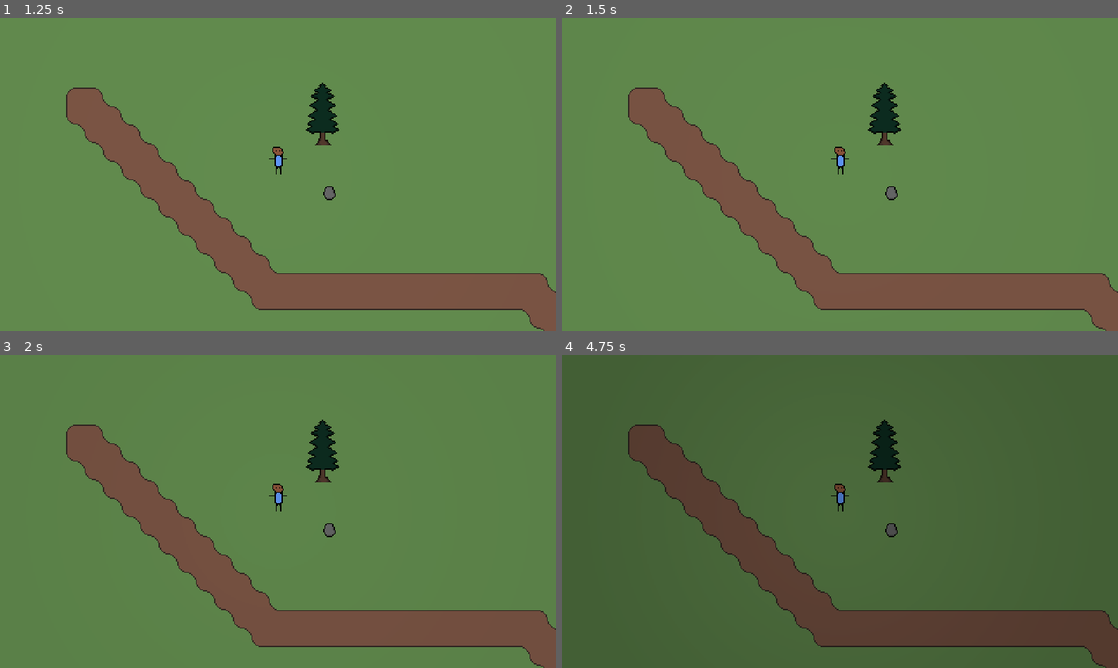
Above: before the commit, frames 1-4 (two rows, left to right).
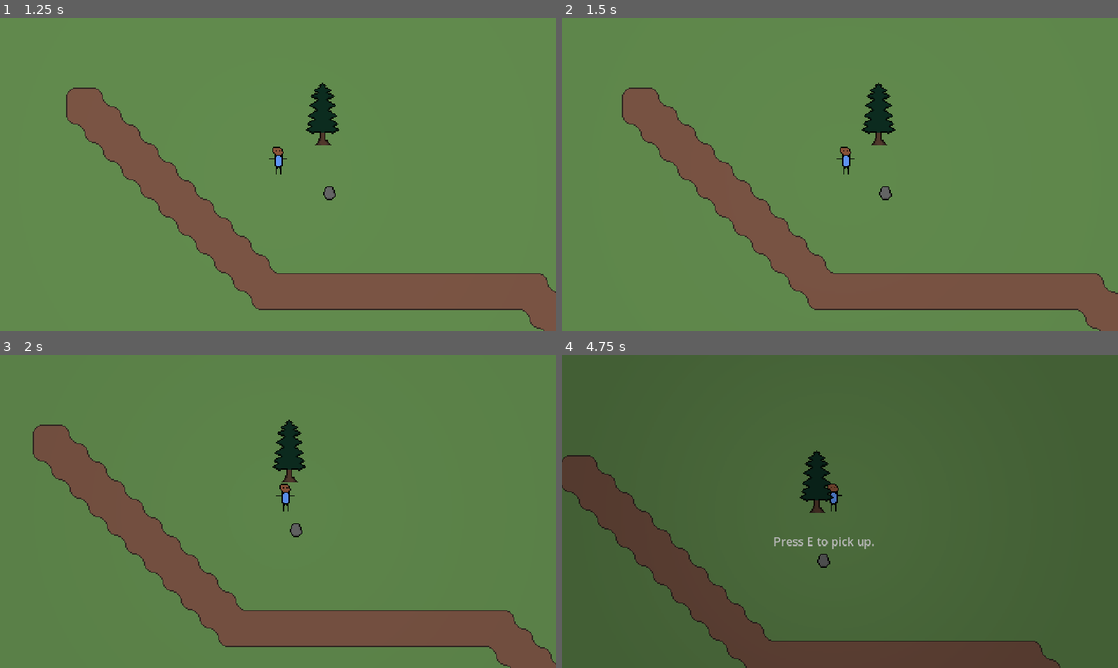
Above: after the commit, the same moments.

Repository: StormLight14/nightfall-mirror
Game: Godot game, scene res://menus/main/main_menu.tscn
Two runs of this game, one before a commit and one after it. Both use one fixed random seed, a clock stepped at 60 frames per second and the inputs below.
Inputs:
- Up to frame 1 (1.25 s): click "Start Game" at 0.5 s
- Up to frame 2 (1.5 s): tap Enter at 1.25 s; hold D (right) from 1.28 s (still down); tap N (turn_day) at 1.35 s
- Up to frame 3 (2 s): keep holding D (right); tap M (turn_night) at 1.55 s
- Up to frame 4 (4.75 s): release D (right) at 2.03 s; hold S (down) 2.03-2.78 s; tap M (turn_night) at 2.1, 3.05, 4.35 s; tap N (turn_day) at 2.3, 3.6 s; tap E at 2.75, 3.5, 4.25 s; hold D (right) 2.78-3.53 s; hold R (rotate_sun) 2.78-3.53 s; hold W (up) 3.53-4.28 s; hold A (left) from 4.28 s (still down)

Frame 1 is identical in both runs. In frame 2, 2.8% of the frame differs, in the area x 10-100%, y 20-100%; in frame 3, 11%; in frame 4, 24%, in the area x 0-100%, y 20-100%.
Error before the commit: Parse Error: Cannot infer the type of "pickupable" variable because the value doesn't have a set type. (res://entities/player/player.gd:14)

Commit message:
fix day/night cycle to wait 30 sec full day and 30 sec full night

Diff:
--- a/components/pickupable.tscn
+++ b/components/pickupable.tscn
@@ -3,6 +3,9 @@
 [ext_resource type="Script" path="res://components/pickupable.gd" id="1_lihaw"]
 
 [node name="Pickupable" type="Area2D"]
+collision_layer = 32
+collision_mask = 0
 script = ExtResource("1_lihaw")
 
 [node name="CollisionShape2D" type="CollisionShape2D" parent="."]
+debug_color = Color(0.802888, 0.221996, 0.868868, 0.42)
--- a/entities/player/player.gd
+++ b/entities/player/player.gd
@@ -11,4 +11,5 @@
 	move_and_slide()
 
 func _on_pickup_area_area_entered(area: Area2D) -> void:
-	var pickupable := area.get_
+	print("pickup area entered")
+	area.get_parent().get_node("Hint").visible = true
--- a/scenes/main/island.gd
+++ b/scenes/main/island.gd
@@ -31,12 +31,13 @@
 func _on_animation_player_animation_finished(anim_name: StringName) -> void:
 	if anim_name == "turn_day":
 		%DaylightCycleTimer.start()
-		is_day = true
 	elif anim_name == "turn_night":
 		%DaylightCycleTimer.start()
+		is_day = false
 
 func _on_daylight_cycle_timer_timeout() -> void:
 	if is_day:
 		%AnimationPlayer.play("turn_night")
 	else:
+		is_day = true
 		%AnimationPlayer.play("turn_day")
--- a/scenes/objects/rocks/rock.tscn
+++ b/scenes/objects/rocks/rock.tscn
@@ -27,5 +27,6 @@
 
 [node name="Hint" parent="." instance=ExtResource("3_umvct")]
 visible = false
+text = "Press E to pick up."
 
 [editable path="Pickupable"]
